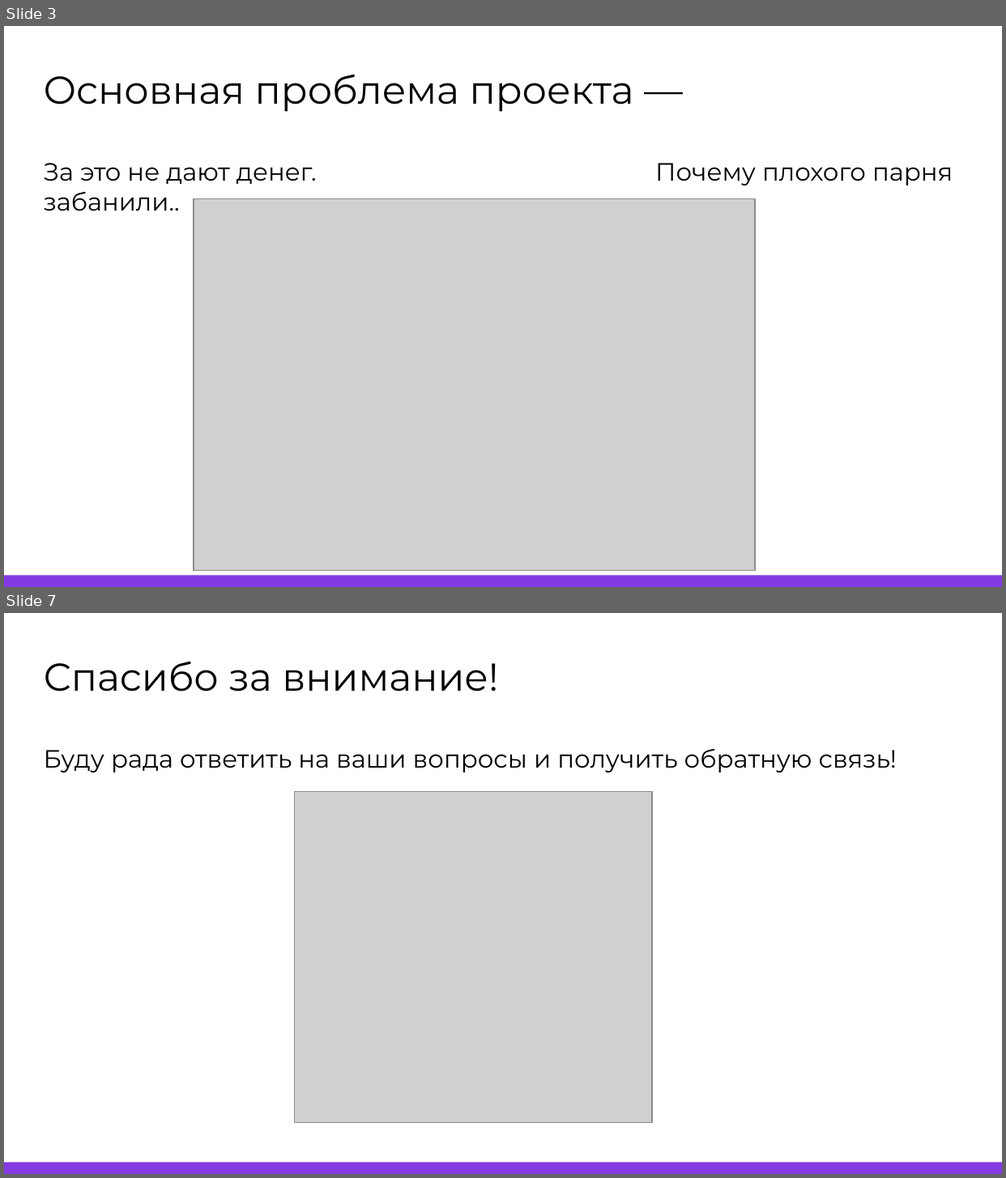
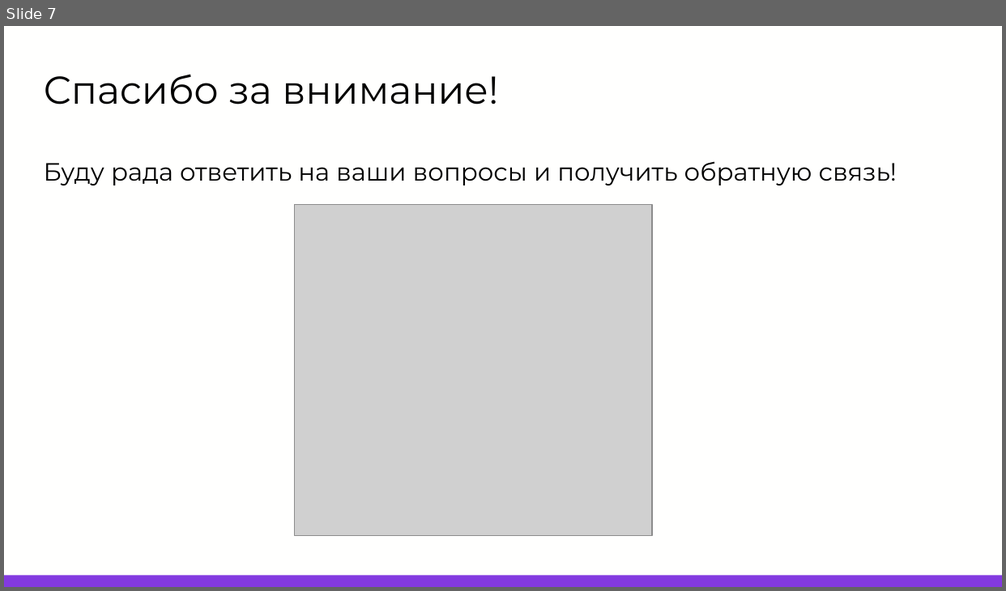
Before and after one commit to kilsythh/zmeika, a slide deck: М7У5. Презентация проекта.pptx. Shown one above the other, each under a label of ours: slides 3 and 7 before the commit, slide 7 after it; the slides between them are not shown. The pictures are 1006x1178 and 1006x591 pixels, drawn with LibreOffice and Linux fonts; fonts in the diff are those of the drawing; grey boxes stand for pictures; background and template pictures are left out. Boxes give left, top, right and bottom in pixels: in the first picture for what was removed or moved away, otherwise in the second. Text is boxed around its words. In the diff, an @@ line names an element or a change of style, - is before the commit and + after.

```diff
--- a/М7У5. Презентация проекта.pptx
+++ b/М7У5. Презентация проекта.pptx
@@ slide 3 removed at (x1=4, y1=26, x2=1002, y2=587), background #FFFFFE; not listed: 1 template element that a slide beside it also shows @@
@@ title removed at (x1=44, y1=74, x2=634, y2=112) @@
-Основная проблема проекта ––
@@ text removed at (x1=44, y1=163, x2=953, y2=186) @@
-За это не дают денег. Почему плохого парня забанили..
@@ picture removed at (x1=194, y1=199, x2=754, y2=570) @@
```
Also in this commit, not shown: 4 slides changed, 2 slides added, 1 other slide removed.
